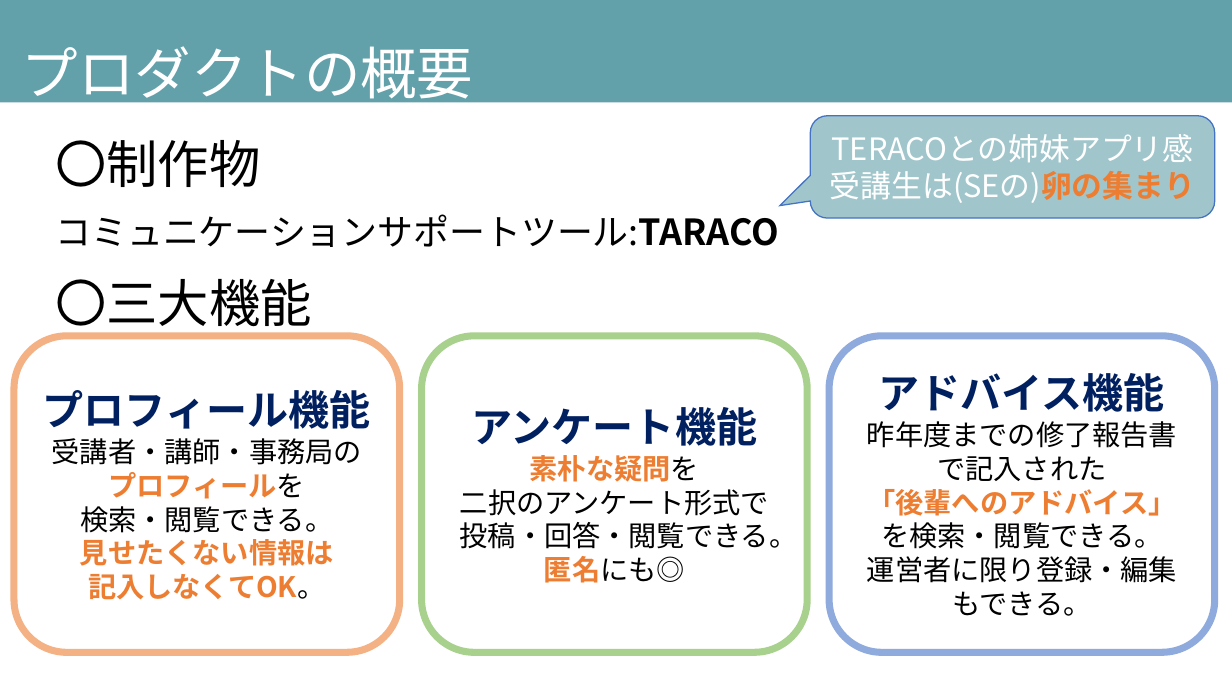
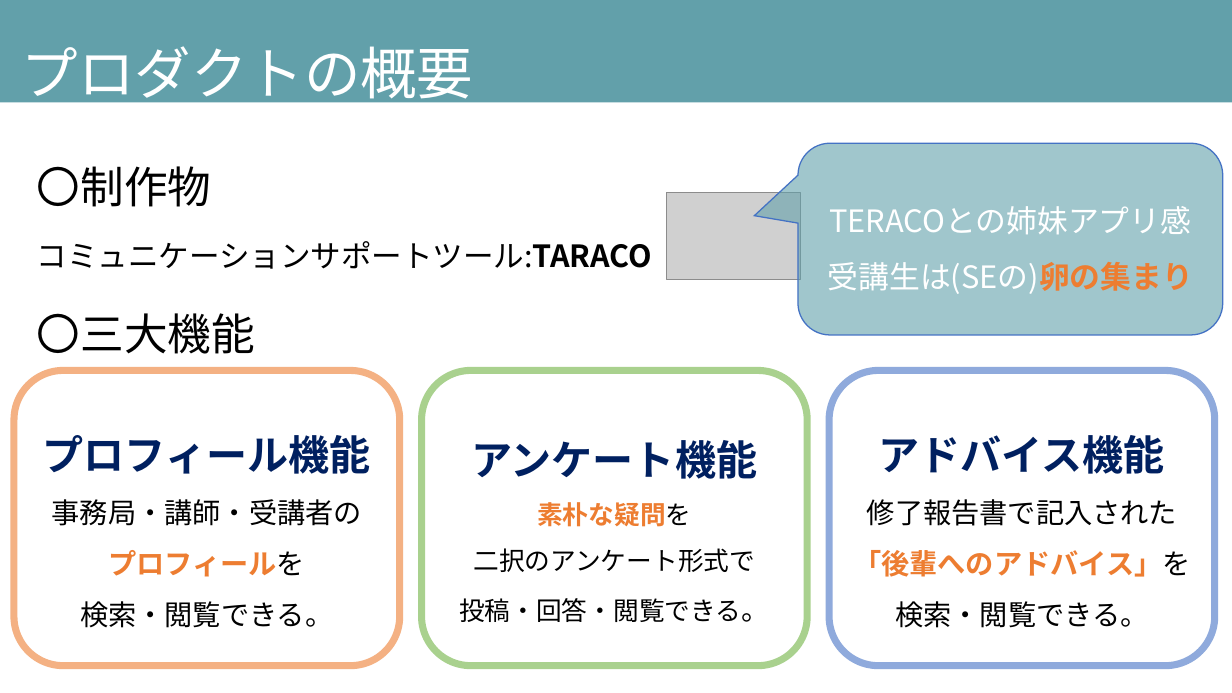
Before and after one commit to DOJO-2021/B-3, a slide deck: slide 7 of documents/発表スライド_ビーチサンダル.pptx. Drawn at 1232x693 pixels with LibreOffice and Linux fonts; fonts in the diff are those of the drawing; grey boxes stand for pictures. Boxes give left, top, right and bottom in pixels: in the first picture for what was removed or moved away, otherwise in the second. Text is boxed around its words. In the diff, an @@ line names an element or a change of style, - is before the commit and + after.

```diff
--- a/documents/発表スライド_ビーチサンダル.pptx
+++ b/documents/発表スライド_ビーチサンダル.pptx
@@ text "〇制作物": place and size @@
-text "〇制作物" at <box>55,140,779,335</box>
+text "〇制作物" at <box>37,166,652,354</box>
@@ text "〇制作物" at <box>37,166,652,354</box>: size 40 to 34 pt in "〇制作物", "〇三大機能"; size 28 to 23.8 pt in "コミュニケーションサポートツール:TARACO"; line spacing 1.2 to 1.5 @@
@@ rounded speech box "TERACOとの姉妹アプリ感": place and size @@
-rounded speech box "TERACOとの姉妹アプリ感" at <box>811,116,1215,218</box>
+rounded speech box "TERACOとの姉妹アプリ感" at <box>799,143,1224,335</box>
@@ rounded speech box "TERACOとの姉妹アプリ感" at <box>799,143,1224,335</box>: line spacing 1 to 1.5; proportions changed @@
@@ picture added at <box>666,193,800,280</box> @@
@@ rounded rectangle "プロフィール機能": place and size @@
-rounded rectangle "プロフィール機能" at <box>14,335,399,653</box>
+rounded rectangle "プロフィール機能" at <box>14,371,399,666</box>
@@ rounded rectangle "アンケート機能": place and size @@
-rounded rectangle "アンケート機能" at <box>421,335,807,653</box>
+rounded rectangle "アンケート機能" at <box>421,371,807,666</box>
@@ rounded rectangle "アドバイス機能": place and size @@
-rounded rectangle "アドバイス機能" at <box>829,335,1214,653</box>
+rounded rectangle "アドバイス機能" at <box>829,371,1214,666</box>
@@ text in rounded rectangle at <box>43,435,371,628</box>: line spacing 1 to 1.5 @@
@@ text in rounded rectangle at <box>471,440,757,527</box>: size 22 to 20 pt in "素朴な疑問を"; line spacing 1 to 1.5 @@
@@ text in rounded rectangle at <box>853,435,1190,628</box>: line spacing 1 to 1.5 @@
@@ text in rounded rectangle at <box>52,499,362,577</box>: text changed @@
-受講者・講師・事務局のプロフィールを
+事務局・講師・受講者の
+プロフィールを
@@ text in rounded rectangle at <box>867,499,1177,526</box>: text changed @@
-昨年度までの修了報告書で記入された
+修了報告書で記入された
@@ text in rounded rectangle at <box>80,539,334,600</box>: paragraphs removed @@
-見せたくない情報は
-記入しなくてOK。
@@ text in rounded rectangle at <box>459,548,769,622</box>: text changed; size 22 to 20 pt @@
-二択のアンケート形式で投稿・回答・閲覧できる。匿名にも◎
+二択のアンケート形式で
+投稿・回答・閲覧できる。
@@ text in rounded rectangle at <box>867,556,1177,616</box>: paragraph removed @@
-運営者に限り登録・編集もできる。
```
Also in this commit, not shown: 9 other slides changed, 2 slides added, 4 other files.
